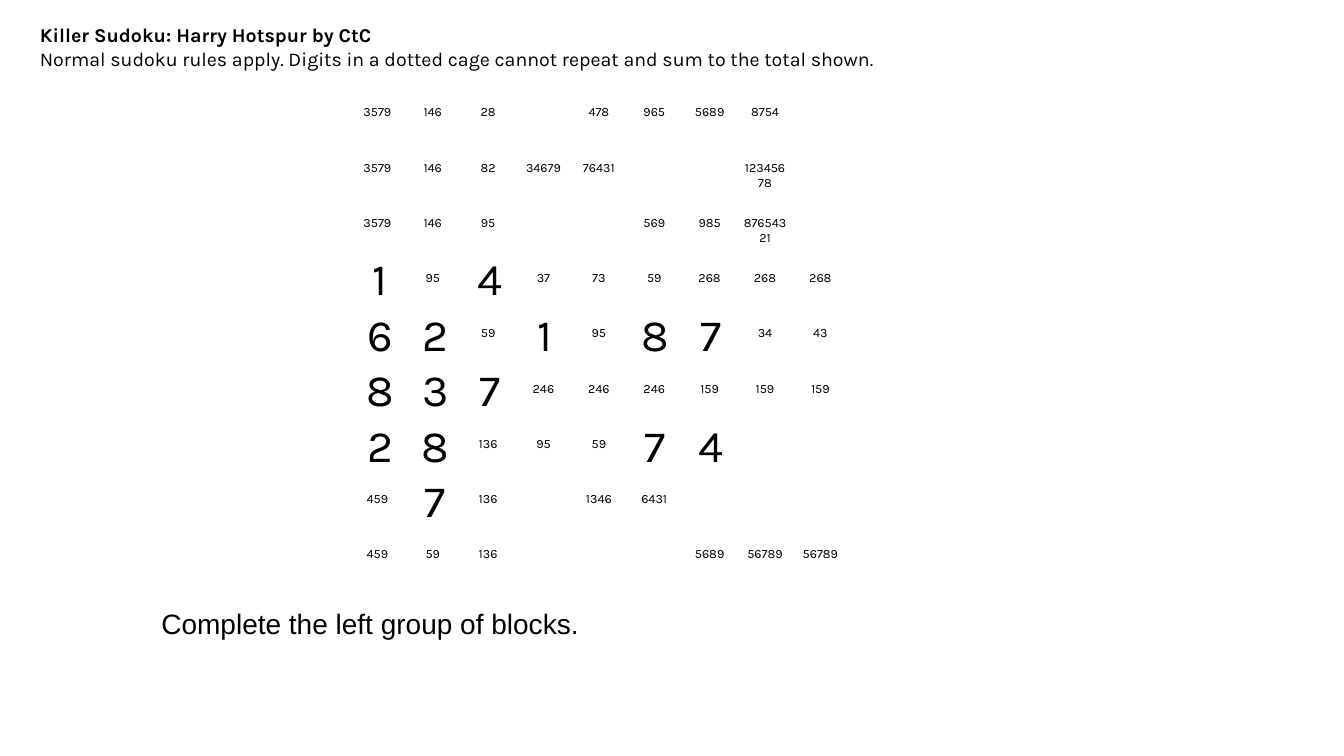
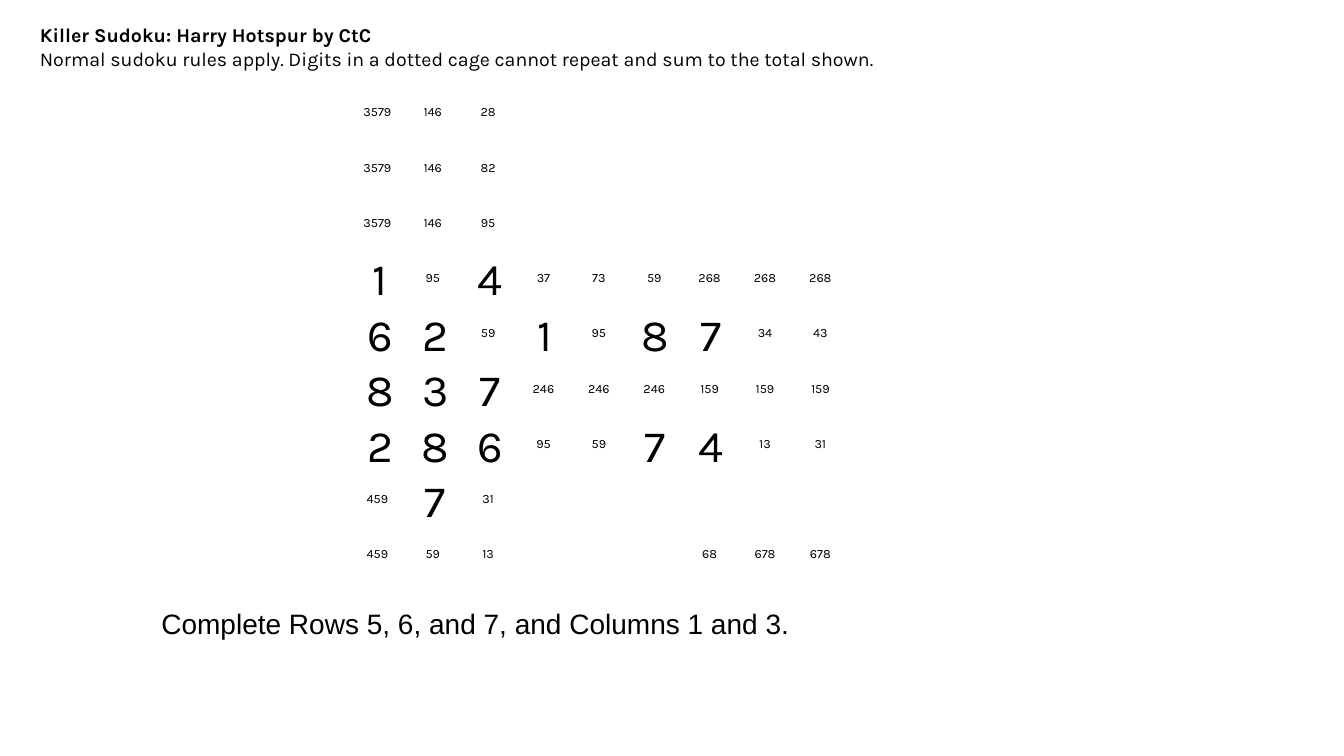
Before and after one commit to jhardis/WSJ_Number_Puzzles, a slide deck: slide 23 of 20261114_1.pptx (slide 28 before the commit). Drawn at 1344x756 pixels with LibreOffice and Linux fonts; fonts in the diff are those of the drawing; background and template pictures are left out. Boxes give left, top, right and bottom in pixels: in the first picture for what was removed or moved away, otherwise in the second. Text is boxed around its words. In the diff, an @@ line names an element or a change of style, - is before the commit and + after.

```diff
--- a/20261114_1.pptx
+++ b/20261114_1.pptx
@@ text removed at <box>589,108,610,116</box> @@
-478
@@ text removed at <box>643,108,665,116</box> @@
-965
@@ text removed at <box>695,108,724,116</box> @@
-5689
@@ text removed at <box>751,108,779,116</box> @@
-8754
@@ text removed at <box>526,164,561,172</box> @@
-34679
@@ text removed at <box>583,164,615,172</box> @@
-76431
@@ text removed at <box>734,154,797,195</box> @@
-12345678
@@ text removed at <box>643,219,665,227</box> @@
-569
@@ text removed at <box>699,219,721,227</box> @@
-985
@@ text removed at <box>734,210,797,250</box> @@
-87654321
@@ text added at <box>477,433,503,463</box>, 32 pt, text #000000 @@
+6
@@ text removed at <box>479,440,498,448</box> @@
-136
@@ text added at <box>759,440,771,448</box>, 9 pt, text #000000 @@
+13
@@ text added at <box>815,440,827,448</box>, 9 pt, text #000000 @@
+31
@@ text at <box>482,495,494,503</box>: text changed @@
-136
+31
@@ text removed at <box>586,495,612,503</box> @@
-1346
@@ text removed at <box>641,495,667,503</box> @@
-6431
@@ text at <box>482,550,494,558</box>: text changed @@
-136
+13
@@ text at <box>702,550,717,558</box>: text changed @@
-5689
+68
@@ text at <box>755,550,776,558</box>: text changed @@
-56789
+678
@@ text at <box>810,550,831,558</box>: text changed @@
-56789
+678
@@ text at <box>161,613,789,639</box>: text changed @@
-Complete the left group of blocks.
+Complete Rows 5, 6, and 7, and Columns 1 and 3.
```
Also in this commit, not shown: 34 other slides changed, 10 slides added, 9 slides removed.
